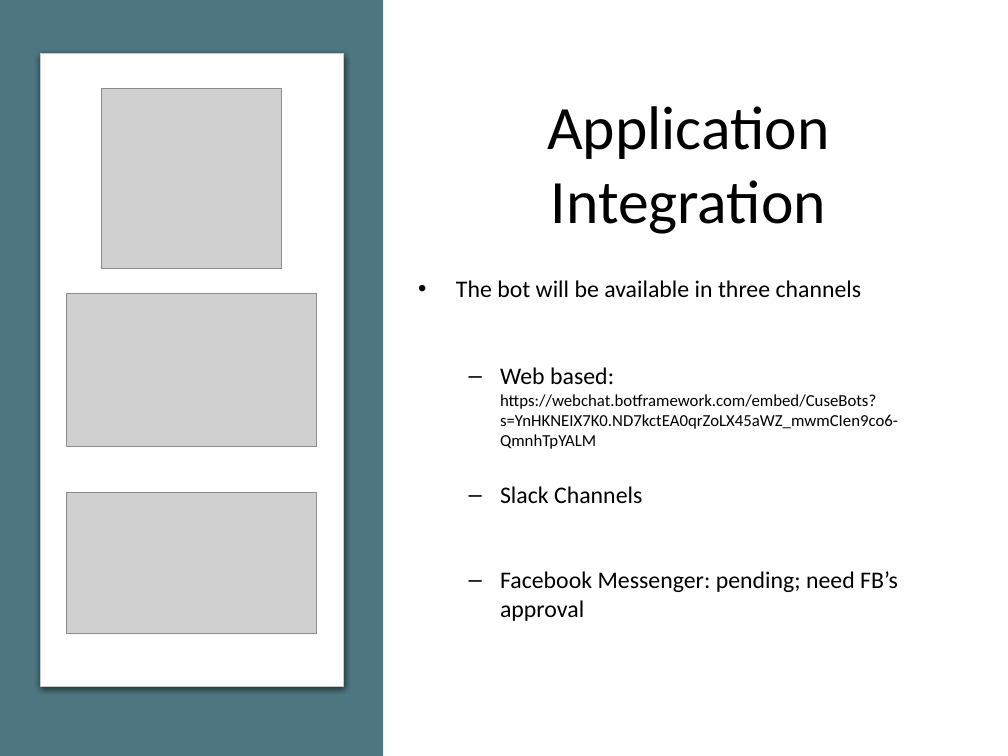
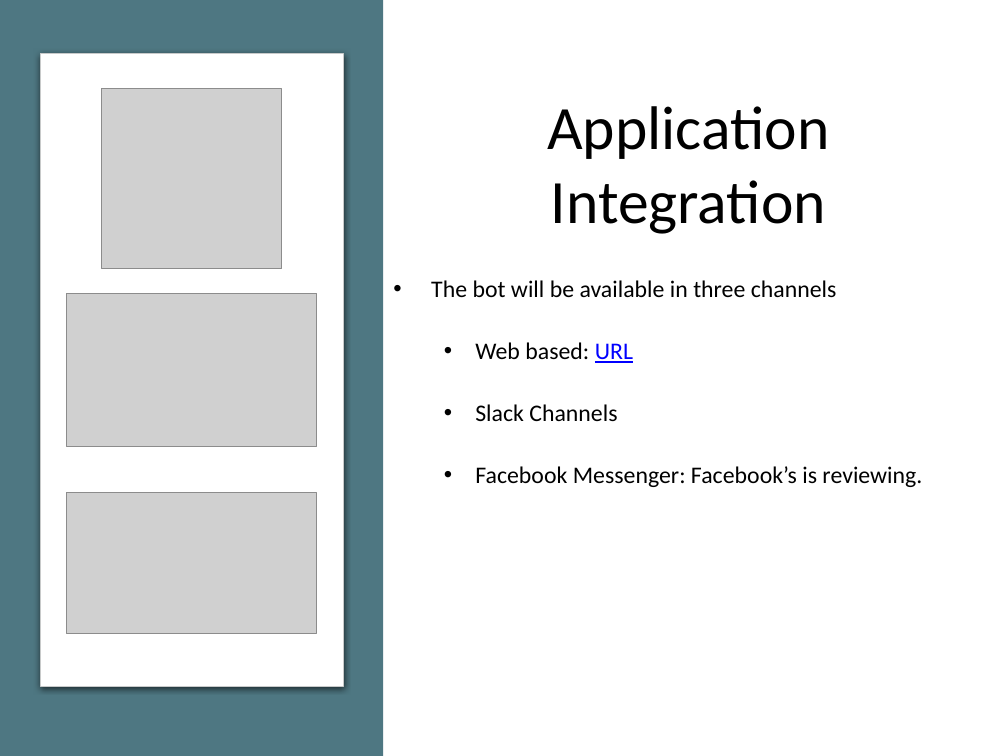
Before and after one commit to bharathkarumudi/SUchatBot, a slide deck: slide 10 of Documentation/SUBot-FinalPresentation.pptx (slide 12 before the commit). Drawn at 1008x756 pixels with LibreOffice and Linux fonts; fonts in the diff are those of the drawing; grey boxes stand for pictures. Boxes give left, top, right and bottom in pixels: in the first picture for what was removed or moved away, otherwise in the second. Text is boxed around its words. In the diff, an @@ line names an element or a change of style, - is before the commit and + after.

```diff
--- a/Documentation/SUBot-FinalPresentation.pptx
+++ b/Documentation/SUBot-FinalPresentation.pptx
@@ text "The bot will be available ...": place and size @@
-text "The bot will be available ..." at bbox=[456, 280, 898, 621]
+text "The bot will be available ..." at bbox=[431, 280, 922, 487]
@@ text at bbox=[475, 342, 633, 363]: text changed; size 12 to 17 pt @@
-  – Web based: https://webchat.botframework.com/embed/CuseBots?s=YnHKNEIX7K0.ND7kctEA0qrZoLX45aWZ_mwmCIen9co6-QmnhTpYALM
+  • Web based: URL
@@ text at bbox=[475, 404, 617, 421]: bullet – to •; line spacing 1 to 2 @@
@@ text at bbox=[475, 466, 922, 487]: text changed @@
-  – Facebook Messenger: pending; need FB’s approval
+  • Facebook Messenger: Facebook’s is reviewing.
```
Also in this commit, not shown: 5 other slides changed, 2 slides added, 3 slides removed, 15 other files.
